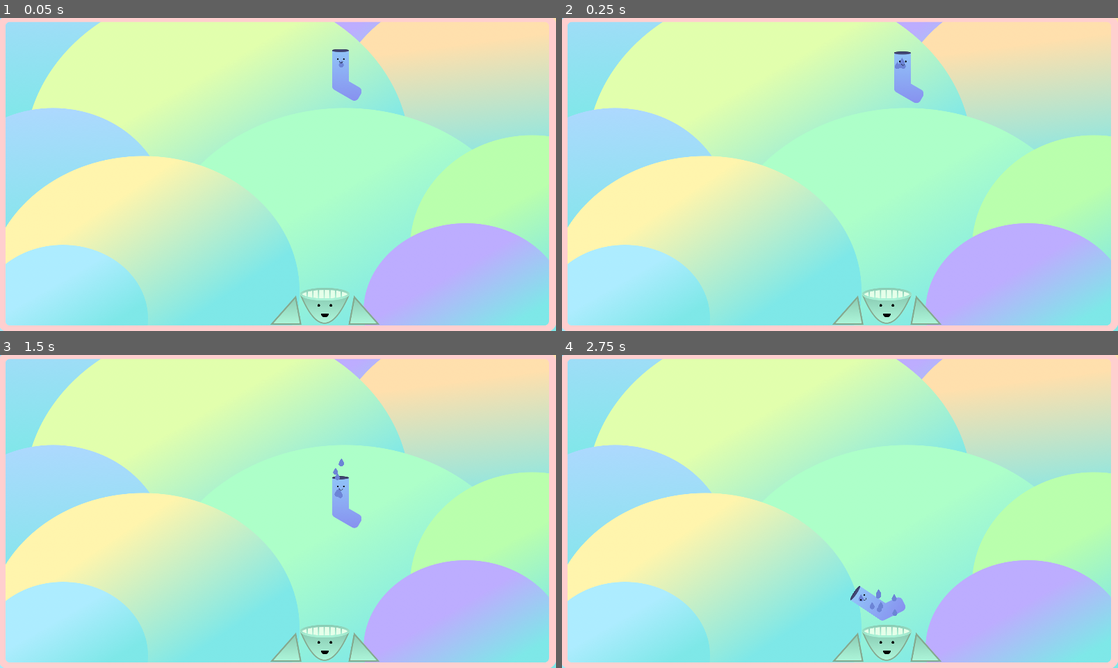
Above: before the commit, frames 1-4 (two rows, left to right).
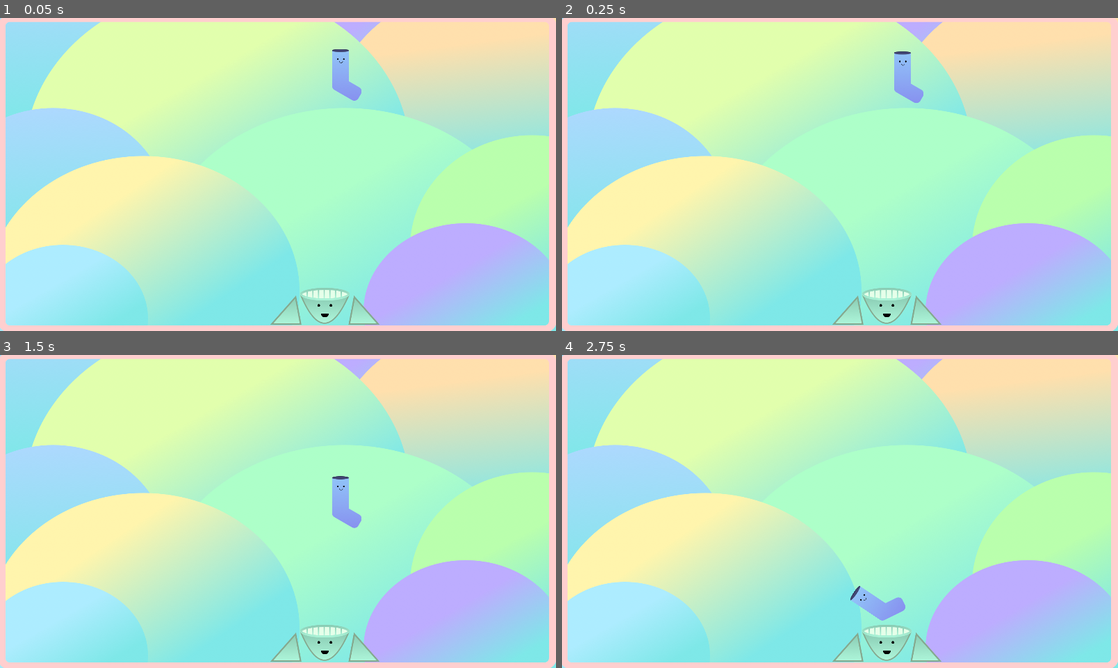
Above: after the commit, the same moments.

Repository: Dexterminator/solemates
Game: Godot game, scene res://Scenes/Main/Main.tscn
Same seed, same stepped clock (60 frames per second), same inputs: the game is played once before the commit and once after it.
Inputs:
- Up to frame 1 (0.05 s): no input
- Up to frame 2 (0.25 s): no input
- Up to frame 3 (1.5 s): no input
- Up to frame 4 (2.75 s): no input

The runs differ from the first frame. In frame 1, less than 0.1% of the frame differs, in the area x 60-62%, y 13-16%; in frame 2, less than 0.1%; in frame 3, less than 0.1%; in frame 4, less than 0.1%, in the area x 53-61%, y 74-84%.

Commit message:
Dried animation

Diff:
--- a/Entities/Sock/Dry.gd
+++ b/Entities/Sock/Dry.gd
@@ -4,6 +4,7 @@
 	owner.sprite.modulate = Color(1, 1, 1)
 	owner.wet_particles.set_emitting(false)
 	owner.drying_particles.set_emitting(false)
+	owner.dried_particles.set_emitting(true)
 
 func update(_delta):
 	owner.common.handle_forces()
--- a/Entities/Sock/Sock.gd
+++ b/Entities/Sock/Sock.gd
@@ -3,6 +3,7 @@
 onready var state_machine = $StateMachine
 onready var wet_particles = $WetParticles
 onready var drying_particles = $DryingParticles
+onready var dried_particles = $DriedParticles
 onready var sprite = $Sprite
 onready var timer = $Timer
 onready var eyes = $Eyes
--- a/Entities/Sock/Sock.tscn
+++ b/Entities/Sock/Sock.tscn
@@ -11,6 +11,7 @@
 [ext_resource path="res://Entities/Sock/Default.gd" type="Script" id=9]
 [ext_resource path="res://Entities/Sock/Dry.gd" type="Script" id=10]
 [ext_resource path="res://Entities/Sock/Common.gd" type="Script" id=11]
+[ext_resource path="res://Assets/star.png" type="Texture" id=12]
 
 [sub_resource type="PhysicsMaterial" id=1]
 bounce = 0.3
@@ -61,6 +62,26 @@
 "speed": 5.0
 } ]
 
+[sub_resource type="Gradient" id=8]
+offsets = PoolRealArray( 0, 0.545283, 0.99434 )
+colors = PoolColorArray( 1, 1, 1, 1, 1, 1, 1, 1, 1, 1, 1, 0 )
+
+[sub_resource type="GradientTexture" id=9]
+gradient = SubResource( 8 )
+
+[sub_resource type="ParticlesMaterial" id=7]
+flag_disable_z = true
+direction = Vector3( 0, 0, 0 )
+spread = 180.0
+gravity = Vector3( 0, 0, 0 )
+initial_velocity = 114.94
+angular_velocity = 720.0
+orbit_velocity = 0.0
+orbit_velocity_random = 0.0
+damping = 43.1
+scale = 0.2
+color_ramp = SubResource( 9 )
+
 [node name="Sock" type="RigidBody2D" groups=[
 "socks",
 ]]
@@ -96,6 +117,7 @@
 shape = SubResource( 3 )
 
 [node name="WetParticles" type="Particles2D" parent="."]
+visible = false
 position = Vector2( -4.27332, -4 )
 lifetime = 0.5
 local_coords = false
@@ -121,4 +143,16 @@
 
 [node name="Timer" type="Timer" parent="."]
 autostart = true
+
+[node name="DriedParticles" type="Particles2D" parent="."]
+position = Vector2( -0.118591, 0 )
+emitting = false
+amount = 50
+lifetime = 1.5
+one_shot = true
+speed_scale = 3.0
+explosiveness = 0.8
+randomness = 1.0
+process_material = SubResource( 7 )
+texture = ExtResource( 12 )
 [connection signal="timeout" from="Timer" to="." method="_on_Timer_timeout"]
Binary file changed: Assets/star.png
Not shown: 1 places in Entities/Sock/Sock.tscn that only renumber resources
